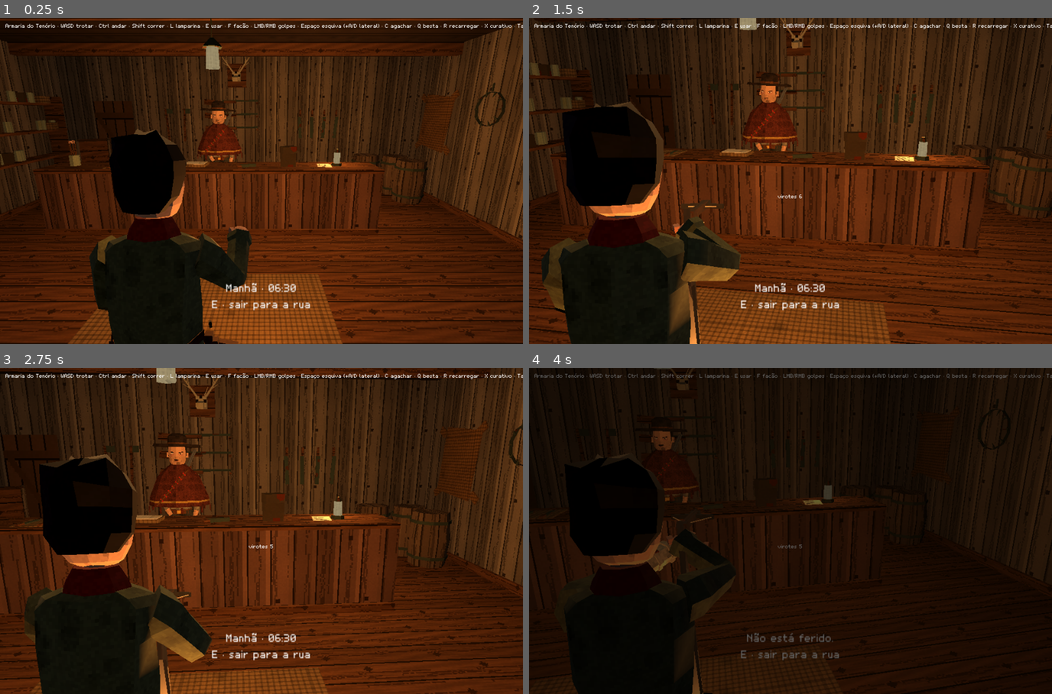
Above: before the commit, frames 1-4 (two rows, left to right).
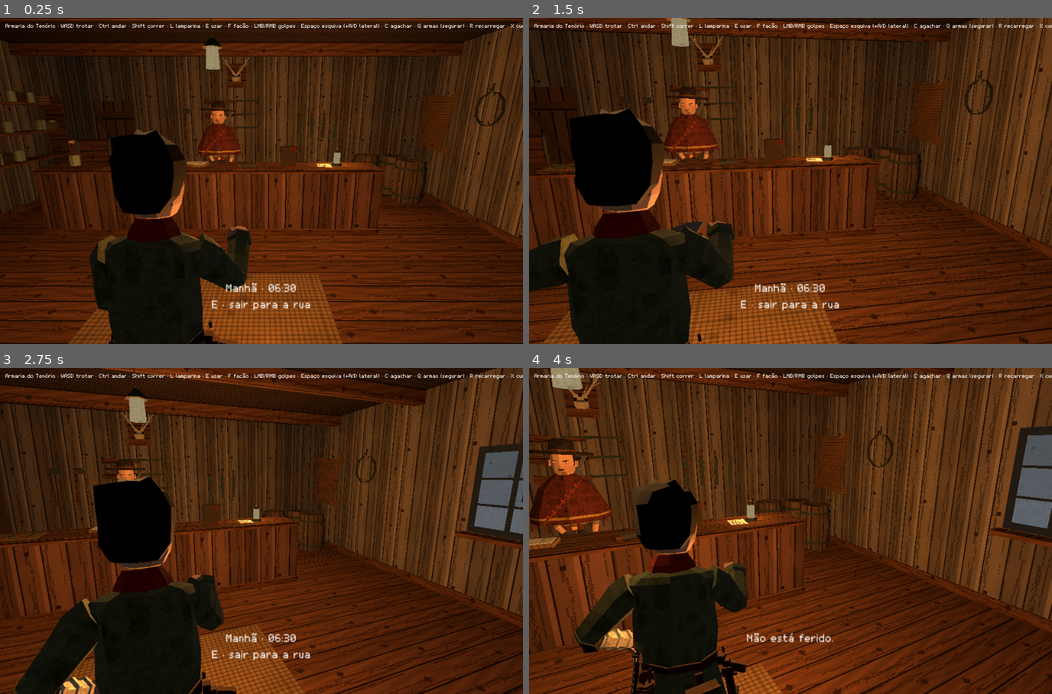
Above: after the commit, the same moments.

Repository: KaiD3v/horror-game
Game: Godot game, scene res://scenes/interiors/armaria.tscn
Same seed, same stepped clock (60 frames per second), same inputs: the game is played once before the commit and once after it. This scene is started directly instead of the project's main scene.
Inputs (mouse positions are in pixels of both pictures, inside the frame that each line leads up to):
- Up to frame 1 (0.25 s): no input
- Up to frame 2 (1.5 s): tap Enter (restart) at 0.5 s; move the mouse to (816, 181) at 0.52 s; hold Q (crossbow, bound only before the commit) 0.53-1.28 s; hold W (forward) from 0.53 s (still down); click (816, 181) at 0.67 s; tap C (crouch) at 0.8, 1.35 s; move the mouse to (764, 181) at 1.27 s; click (764, 181) at 1.42 s
- Up to frame 3 (2.75 s): keep holding W (forward); tap Space (dodge) at 1.55 s; move the mouse to (271, 524) at 2.02 s; hold Space (dodge) from 2.03 s (still down); click (271, 524) at 2.17 s; tap F (draw) at 2.3 s
- Up to frame 4 (4 s): keep holding W (forward); move the mouse to (785, 537) at 2.77 s; release Space (dodge) at 2.78 s; tap F (draw) at 2.85 s; click (785, 537) at 2.92 s; tap X (heal) at 3.05 s; move the mouse to (827, 534) at 3.52 s; hold X (heal) from 3.53 s (still down); click (827, 534) at 3.67 s; tap E (interact) at 3.8 s

The runs differ from the first frame. In frame 1, 0.1% of the frame differs, in the area x 80-100%, y 1-4%; in frame 2, 41%; in frame 3, 46%; in frame 4, 83%, in the area x 0-100%, y 0-100%.

Commit message:
feat(player): radial weapon wheel on Q
Holding Q slows time and opens a ring with Lamparina, Facão and Besta:
mouse or WASD points, releasing equips. Player.equip() holsters what is
in hand first, so machete <-> crossbow swaps in one pick. A quick tap
keeps the old Q (crossbow / back to the lantern).

Co-Authored-By: Claude Opus 5.5 <noreply@anthropic.com>

Diff:
--- a/godot_demo/scripts/core/game_input.gd
+++ b/godot_demo/scripts/core/game_input.gd
@@ -3,7 +3,7 @@
 
 const KEYS := {"forward": [KEY_W, KEY_UP], "back": [KEY_S, KEY_DOWN], "left": [KEY_A, KEY_LEFT],
 	"right": [KEY_D, KEY_RIGHT], "sprint": [KEY_SHIFT], "walk": [KEY_CTRL], "lantern": [KEY_L], "draw": [KEY_F],
-	"dodge": [KEY_SPACE], "crouch": [KEY_C], "crossbow": [KEY_Q], "interact": [KEY_E], "debug_hurt": [KEY_H],
+	"dodge": [KEY_SPACE], "crouch": [KEY_C], "weapons": [KEY_Q], "interact": [KEY_E], "debug_hurt": [KEY_H],
 	"reload": [KEY_R], "restart": [KEY_ENTER], "notes": [KEY_TAB], "debug_time": [KEY_T], "heal": [KEY_X]}
 const BUTTONS := {"attack": MOUSE_BUTTON_LEFT, "heavy": MOUSE_BUTTON_RIGHT}
 
--- a/godot_demo/scripts/core/level.gd
+++ b/godot_demo/scripts/core/level.gd
@@ -16,6 +16,7 @@
 var footsteps: Footsteps
 var notes: NotesReader
 var shop: ShopMenu                 # the shop screen, for whichever seller you talk to
+var wheel: WeaponWheel             # Q: what he holds
 var env: Environment
 var nav: NavigationRegion3D
 var npcs := {}                     # who -> Npc
@@ -33,6 +34,7 @@
 	footsteps = Footsteps.new(player, floor_kind); add_child(footsteps)
 	notes = NotesReader.new(); add_child(notes)
 	shop = ShopMenu.new(); add_child(shop)
+	wheel = WeaponWheel.new(player); add_child(wheel)
 	notes.closed.connect(func(): hud.say("%d de %d notas · Tab relê" % [NotesReader.read.size(), NotesData.NOTES.size()], 2.5))
 	_place_notes.call_deferred()  # once the level's colliders are in the physics world
 	_started()
--- a/godot_demo/scripts/player/player.gd
+++ b/godot_demo/scripts/player/player.gd
@@ -4,8 +4,8 @@
 # the machete eases it closer/lower, crouching drops it with his head. The coat flaps have spring physics
 # (CoatPhysics); bolts fly on their own (Bolt); how hurt and tired he is shows on his body (PlayerCondition).
 # Controls (GameInput): WASD jog (Ctrl walks, Shift sprints), mouse look, L lantern on the hook / in hand, C crouch,
-# F draw/sheathe, LMB slash, RMB overhead chop, Space dodge (+A/D: to that side), Q crossbow (R or LMB when empty
-# reloads, LMB looses), H hurt yourself (debug), Esc frees the mouse.
+# F draw/sheathe, LMB slash, RMB overhead chop, Space dodge (+A/D: to that side), Q the weapon wheel (WeaponWheel ->
+# equip; a tap = crossbow), R or LMB when empty reloads, LMB looses, H hurt yourself (debug), Esc frees the mouse.
 class_name Player
 extends CharacterBody3D
 
@@ -55,6 +55,7 @@
 var hit_done := false
 var swung := false        # the swing's whoosh has played (it leads the blow a little)
 var queued := ""
+var wanted := -1          # a Mode chosen on the weapon wheel, on its way (-1 = none)
 var gravity: float = ProjectSettings.get_setting("physics/3d/default_gravity")
 
 var model: Node3D
@@ -135,8 +136,6 @@
 			dodge()
 		elif e.is_action_pressed("crouch"):
 			crouch()
-		elif e.is_action_pressed("crossbow"):
-			toggle_crossbow()
 		elif e.is_action_pressed("reload"):
 			reload()
 		elif e.is_action_pressed("lantern"):
@@ -157,6 +156,26 @@
 func set_mode(m: Mode) -> void:
 	mode = m
 	tree.set("parameters/mode/transition_request", PlayerAnimation.MODE_INPUTS[m])
+
+
+## What to hold (the weapon wheel, Q): whatever is in his hands goes away first (sheathe / holster / stand up),
+## then the chosen one comes out, one clip after the other. EXPLORE = the lantern, no weapon.
+func equip(m: Mode) -> void:
+	wanted = m
+	_equip_next()
+
+
+func _equip_next() -> void:
+	if wanted < 0 or action != "" or mode == Mode.DEAD:
+		return
+	if mode == wanted:
+		wanted = -1
+	elif mode == Mode.COMBAT or (mode == Mode.EXPLORE and wanted == Mode.COMBAT):
+		toggle_weapon()
+	elif mode == Mode.XBOW or (mode == Mode.EXPLORE and wanted == Mode.XBOW):
+		toggle_crossbow()
+	elif mode == Mode.CROUCH:
+		crouch()
 
 
 func toggle_weapon() -> void:
@@ -373,6 +392,8 @@
 		action = ""
 		if next != "":
 			play(next)
+		else:
+			_equip_next()
 
 
 func _process(delta: float) -> void:
--- a/godot_demo/scripts/ui/hud.gd
+++ b/godot_demo/scripts/ui/hud.gd
@@ -4,7 +4,7 @@
 class_name Hud
 extends CanvasLayer
 
-const CONTROLS := "WASD trotar · Ctrl andar · Shift correr · L lamparina · E usar · F facão · LMB/RMB golpes · Espaço esquiva (+A/D lateral) · C agachar · Q besta · R recarregar · X curativo · Tab notas"
+const CONTROLS := "WASD trotar · Ctrl andar · Shift correr · L lamparina · E usar · F facão · LMB/RMB golpes · Espaço esquiva (+A/D lateral) · C agachar · Q armas (segurar) · R recarregar · X curativo · Tab notas"
 const DEATH := "Morreu. Enter para recomeçar."
 
 var player: Player
--- a/godot_demo/scripts/ui/menu.gd
+++ b/godot_demo/scripts/ui/menu.gd
@@ -104,7 +104,7 @@
 	var p := ColorRect.new(); add_child(p); p.color = Color(0, 0, 0, 0.78); p.size = Vector2(960, 600); p.visible = false
 	var rows := [["WASD", "trotar"], ["Ctrl", "andar"], ["Shift", "correr"], ["Mouse", "olhar"], ["E", "entrar / interagir"],
 		["L", "guardar / acender a lamparina"], ["F", "sacar / guardar a faca"], ["Botão esquerdo", "golpe"],
-		["Botão direito", "golpe de cima"], ["Espaço", "esquiva"], ["C", "agachar"], ["Q", "besta"], ["R", "recarregar"], ["X", "curativo"], ["Tab", "notas"]]
+		["Botão direito", "golpe de cima"], ["Espaço", "esquiva"], ["C", "agachar"], ["Q", "armas (segurar: roda)"], ["R", "recarregar"], ["X", "curativo"], ["Tab", "notas"]]
 	var grid := GridContainer.new(); p.add_child(grid); grid.columns = 2
 	grid.add_theme_constant_override("h_separation", 28); grid.add_theme_constant_override("v_separation", 0)
 	var head := Label.new(); p.add_child(head); head.text = "Controles"; head.position = Vector2(338, 50)
--- /dev/null
+++ b/godot_demo/scripts/ui/weapon_wheel.gd
@@ -0,0 +1,151 @@
+# Q: the weapon wheel. Held, time slows and a ring opens around the screen's centre with what he can hold
+# (WHEEL): the mouse (or WASD) points at one, letting go of Q puts it in his hands (Player.equip: whatever he
+# holds goes away first). A quick tap skips the ring: crossbow out, or back to the lantern.
+class_name WeaponWheel
+extends CanvasLayer
+
+const WHEEL := [  # clockwise from the top
+	{"mode": Player.Mode.EXPLORE, "nome": "Lamparina", "nota": "mãos livres"},
+	{"mode": Player.Mode.COMBAT, "nome": "Facão", "nota": "corpo a corpo"},
+	{"mode": Player.Mode.XBOW, "nome": "Besta", "nota": "virotes %d"},
+]
+const HOLD := 0.18         # s of Q held before the ring opens (shorter = a tap)
+const SLOW := 0.25         # time scale while it is open
+const OUTER := 150.0       # ring radii, px
+const INNER := 62.0
+const GAP := 0.06          # rad between slices
+const DEADZONE := 28.0     # px of mouse travel before a slice is pointed at
+const BASE := Color(0.07, 0.06, 0.05, 0.78)
+const PICKED := Color(0.42, 0.11, 0.06, 0.9)   # the shop's red
+const EDGE := Color(0.75, 0.72, 0.66)
+const HELD := Color(0.86, 0.62, 0.3)           # what is in his hands now (the lantern's amber)
+
+var player: Player
+var open := false
+var picked := -1           # slice pointed at, -1 = none
+var aim := Vector2.ZERO    # mouse travel since it opened, px
+var _down_at := -1         # ms Q went down, -1 = up
+var ring: Control
+var names: Array[Label] = []
+var notes: Array[Label] = []
+var centre: Label
+
+
+func _init(p: Player) -> void:
+	player = p
+
+
+func _ready() -> void:
+	layer = 4; process_mode = Node.PROCESS_MODE_ALWAYS  # sees the pause, to step aside for the notes / shop
+	ring = Control.new(); add_child(ring); ring.set_anchors_preset(Control.PRESET_FULL_RECT)
+	ring.mouse_filter = Control.MOUSE_FILTER_IGNORE
+	ring.draw.connect(_draw_ring)
+	for i in WHEEL.size():
+		var at := slice_dir(i) * (OUTER + INNER) / 2
+		names.append(_label(at + Vector2(0, -10), 24)); names[i].text = WHEEL[i].nome
+		notes.append(_label(at + Vector2(0, 14), 12))
+	centre = _label(Vector2.ZERO, 12)
+	ring.visible = false
+
+
+func _label(at: Vector2, size: int) -> Label:  # centred on `at`, relative to the screen's centre
+	var l := Label.new(); ring.add_child(l); l.size = Vector2(160, 24)
+	l.position = ring.get_viewport_rect().size / 2 + at - l.size / 2
+	l.horizontal_alignment = HORIZONTAL_ALIGNMENT_CENTER; l.vertical_alignment = VERTICAL_ALIGNMENT_CENTER
+	l.add_theme_font_size_override("font_size", size); l.add_theme_color_override("font_color", EDGE)
+	return l
+
+
+static func slice_dir(i: int) -> Vector2:
+	var a := -PI / 2 + i * TAU / WHEEL.size()
+	return Vector2(cos(a), sin(a))
+
+
+## Which slice a direction on screen points at (+y = down), -1 when it is too short.
+static func slice_at(v: Vector2) -> int:
+	if v.length() < DEADZONE:
+		return -1
+	return wrapi(roundi((v.angle() + PI / 2) / (TAU / WHEEL.size())), 0, WHEEL.size())
+
+
+func _process(_delta: float) -> void:
+	if get_tree().paused or player.mode == Player.Mode.DEAD:
+		_close(false); _down_at = -1
+		return
+	var q := Input.is_action_pressed("weapons")
+	if q and _down_at < 0:
+		_down_at = Time.get_ticks_msec()  # real time: the ring slows the game's
+	elif q and not open and Time.get_ticks_msec() - _down_at >= HOLD * 1000.0:
+		_open()
+	elif not q and _down_at >= 0:
+		_down_at = -1
+		if open:
+			_close(true)
+		else:  # a tap: the old Q
+			player.equip(Player.Mode.EXPLORE if player.mode == Player.Mode.XBOW else Player.Mode.XBOW)
+	if open:
+		var keys := Input.get_vector("left", "right", "forward", "back")
+		if keys.length() > 0.5:
+			aim = keys * OUTER
+		_point(slice_at(aim))
+
+
+func _input(e: InputEvent) -> void:  # open: the mouse steers the ring, not the camera or the machete
+	if not open:
+		return
+	if e is InputEventMouseMotion:
+		aim = (aim + e.relative).limit_length(OUTER)
+	elif not e is InputEventMouseButton:
+		return
+	get_viewport().set_input_as_handled()
+
+
+func _open() -> void:
+	open = true; aim = Vector2.ZERO; picked = -1
+	Engine.time_scale = SLOW
+	for i in WHEEL.size():
+		notes[i].text = WHEEL[i].nota % Inventory.count("virote") if "%d" in WHEEL[i].nota else WHEEL[i].nota
+	ring.visible = true; _point(-1)
+
+
+func _close(choose: bool) -> void:
+	if not open:
+		return
+	open = false; ring.visible = false
+	Engine.time_scale = 1.0
+	if choose and picked >= 0:
+		player.equip(WHEEL[picked].mode)
+
+
+func _point(i: int) -> void:
+	picked = i
+	for k in WHEEL.size():
+		names[k].add_theme_color_override("font_color", HELD if WHEEL[k].mode == _holding() else EDGE)
+	centre.text = WHEEL[i].nome if i >= 0 else "Q soltar"
+	ring.queue_redraw()
+
+
+func _holding() -> int:  # crouched = hands as when exploring
+	return Player.Mode.EXPLORE if player.mode == Player.Mode.CROUCH else player.mode
+
+
+func _exit_tree() -> void:  # never leave the next scene in slow motion
+	Engine.time_scale = 1.0
+
+
+func _draw_ring() -> void:  # flat slices, no smoothing: the game's low-res look
+	var c := ring.get_viewport_rect().size / 2
+	var step := TAU / WHEEL.size()
+	for i in WHEEL.size():
+		var mid := -PI / 2 + i * step
+		var pts := PackedVector2Array()
+		for k in 17:  # outer arc out, inner arc back
+			pts.append(c + Vector2.from_angle(mid - step / 2 + GAP + (step - 2 * GAP) * k / 16.0) * OUTER)
+		for k in 17:
+			pts.append(c + Vector2.from_angle(mid + step / 2 - GAP - (step - 2 * GAP) * k / 16.0) * INNER)
+		ring.draw_colored_polygon(pts, PICKED if i == picked else BASE)
+		pts.append(pts[0])
+		ring.draw_polyline(pts, HELD if WHEEL[i].mode == _holding() else EDGE.darkened(0.4), 2.0)
+	ring.draw_circle(c, INNER - 10, BASE)
+	if aim.length() >= DEADZONE:  # where the mouse points, on the inner rim
+		ring.draw_rect(Rect2(c + aim.normalized() * (INNER - 18) - Vector2(3, 3), Vector2(6, 6)), EDGE)
--- a/godot_demo/tests/test_treino.gd
+++ b/godot_demo/tests/test_treino.gd
@@ -93,7 +93,7 @@
 	player.global_position = l0; player.velocity = Vector3.ZERO; player.rotation.y = 0.0; player.coat.reset()
 	await wait(0.3)
 
-	await tap("crossbow"); await wait(1.4); await shot("2f_crossbow")
+	await tap("weapons"); await wait(1.4); await shot("2f_crossbow")
 	check(player.mode == Player.Mode.XBOW and player.crossbow_in_hand(), "Q draws the crossbow into the right fist")
 	check(player.lantern_hung(), "...the lantern hangs on its belt hook meanwhile")
 	check(not player.loaded, "...and it comes out unloaded")
@@ -110,9 +110,10 @@
 	check(not player.loaded, "...and leaves it empty")
 	L.dummy.hits = 0; L.dummy.damage = 0
 	player.pivot.rotation.y = 0.0; await wait(0.3)
-	await tap("crossbow"); await wait(1.4)
+	await tap("weapons"); await wait(1.4)
 	check(player.mode == Player.Mode.EXPLORE and not player.crossbow_in_hand() and not player.lantern_hung(),
 		"Q again holsters it and the lantern is back in hand")
+	await wheel_tests()
 
 	await tap("draw"); await wait(0.45); await shot("3_drawing"); await wait(0.7)
 	check(player.mode == Player.Mode.COMBAT, "draw -> combat mode")
@@ -238,6 +239,47 @@
 	player.pivot.rotation.y = player.rotation.y; lamp.queue_free()
 
 
+## Q held: the weapon wheel (WeaponWheel). Slows time, the mouse picks a slice, letting go puts it in his hands,
+## swapping straight from one weapon to the other.
+func wheel_tests() -> void:
+	var W: WeaponWheel = L.wheel
+	check(WeaponWheel.slice_at(Vector2(0, -60)) == 0 and WeaponWheel.slice_at(Vector2(60, 35)) == 1
+		and WeaponWheel.slice_at(Vector2(-60, 35)) == 2 and WeaponWheel.slice_at(Vector2(5, 5)) == -1,
+		"the slices: lantern up, machete lower right, crossbow lower left, nothing in the middle")
+	var yaw := player.pivot.rotation.y
+	Input.action_press("weapons"); await wait(0.1)
+	check(not W.open, "...not open on a tap's length")
+	await wait(0.1)
+	check(W.open and Engine.time_scale == WeaponWheel.SLOW and W.ring.visible, "Q held opens the wheel, time slows (x%.2f)" % Engine.time_scale)
+	await _swipe(1); await shot("2w_wheel")
+	check(W.picked == 1 and W.centre.text == "Facão" and player.pivot.rotation.y == yaw,
+		"the mouse points at the machete (the camera stays put)")
+	Input.action_release("weapons"); await get_tree().process_frame; await get_tree().process_frame
+	check(not W.open and Engine.time_scale == 1.0, "letting go closes it, time back to normal")
+	await wait(1.3)
+	check(player.mode == Player.Mode.COMBAT and player.machete_in_hand(), "...and the machete comes out")
+	Input.action_press("weapons"); await wait(0.25); await _swipe(2)
+	Input.action_release("weapons"); await wait(2.8)
+	check(player.mode == Player.Mode.XBOW and player.crossbow_in_hand() and not player.machete_in_hand() and player.wanted == -1,
+		"machete -> crossbow in one pick: sheathed, then the crossbow drawn")
+	Input.action_press("weapons"); await wait(0.25)
+	Input.action_press("forward"); await get_tree().process_frame; await get_tree().process_frame
+	var by_keys := W.picked
+	Input.action_release("forward"); Input.action_release("weapons"); await wait(1.5)
+	check(by_keys == 0 and player.mode == Player.Mode.EXPLORE and not player.crossbow_in_hand() and not player.lantern_hung(),
+		"W points at the lantern: the crossbow holstered, the lantern back in hand")
+	Input.action_press("weapons"); await wait(0.25)
+	Input.action_release("weapons"); await wait(0.4)
+	check(player.mode == Player.Mode.EXPLORE and player.action == "", "let go without pointing: nothing changes")
+	player.velocity = Vector3.ZERO
+
+
+func _swipe(i: int) -> void:  # the mouse dragged towards slice i
+	var m := InputEventMouseMotion.new(); m.relative = WeaponWheel.slice_dir(i) * 90.0
+	Input.parse_input_event(m)
+	await get_tree().process_frame; await get_tree().process_frame
+
+
 func stamina_hud() -> bool:  # any bar left on screen? (the stamina is the panting and the edges now)
 	return L.find_children("*", "ColorRect", true, false).any(func(c): return c != L.hud.vision and c.visible and c.size.y < 20)
 
@@ -263,11 +305,11 @@
 	if player.mode == Player.Mode.COMBAT:
 		await tap("draw"); await wait(1.2)
 	Inventory.items["virote"] = 1
-	await tap("crossbow"); await wait(1.4)
+	await tap("weapons"); await wait(1.4)
 	await tap("reload"); await wait(2.2)
 	check(player.loaded and Inventory.count("virote") == 0 and L.hud.ammo.visible, "a reload takes a bolt from the quiver (%d left)" % Inventory.count("virote"))
 	await tap("attack"); await wait(0.6)
 	await tap("reload"); await wait(0.3)
 	check(not player.loaded and player.action == "" and L.hud.message.text == "Sem virotes.", "no bolts, no reload: \"%s\"" % L.hud.message.text)
-	await tap("crossbow"); await wait(1.4)
+	await tap("weapons"); await wait(1.4)
 	Inventory.reset()
Not shown, added: godot_demo/scripts/ui/weapon_wheel.gd.uid
Not shown, changed: docs/ARQUITETURA.md
Not shown, changed: docs/VILAREJO.md
